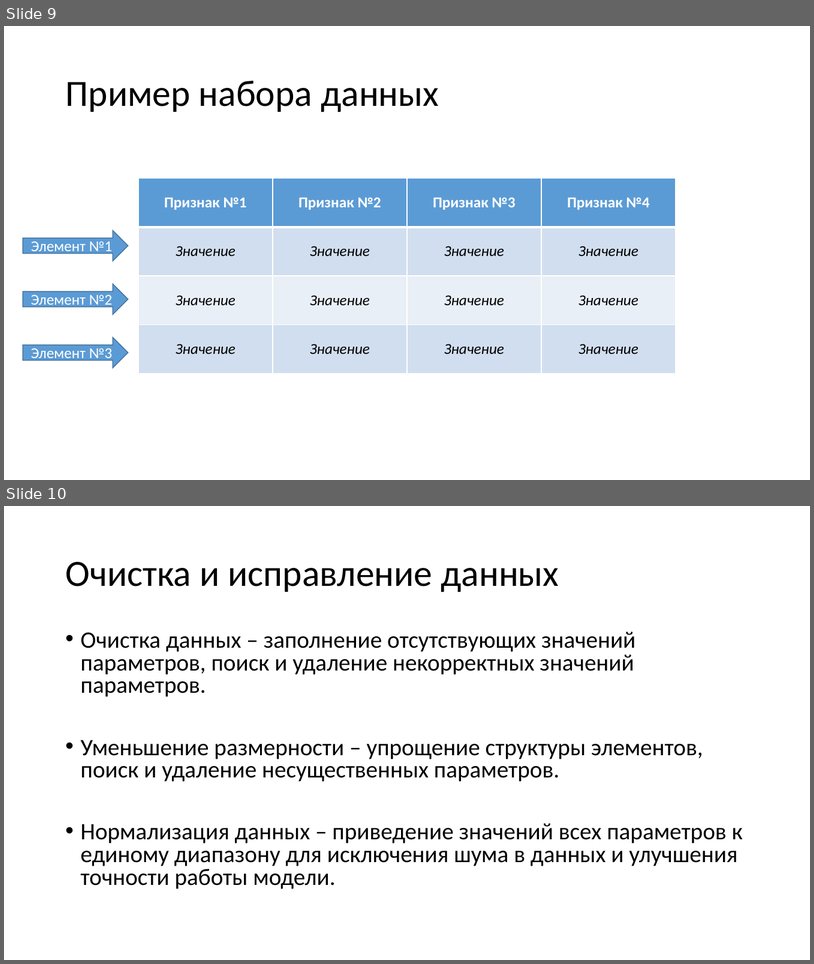
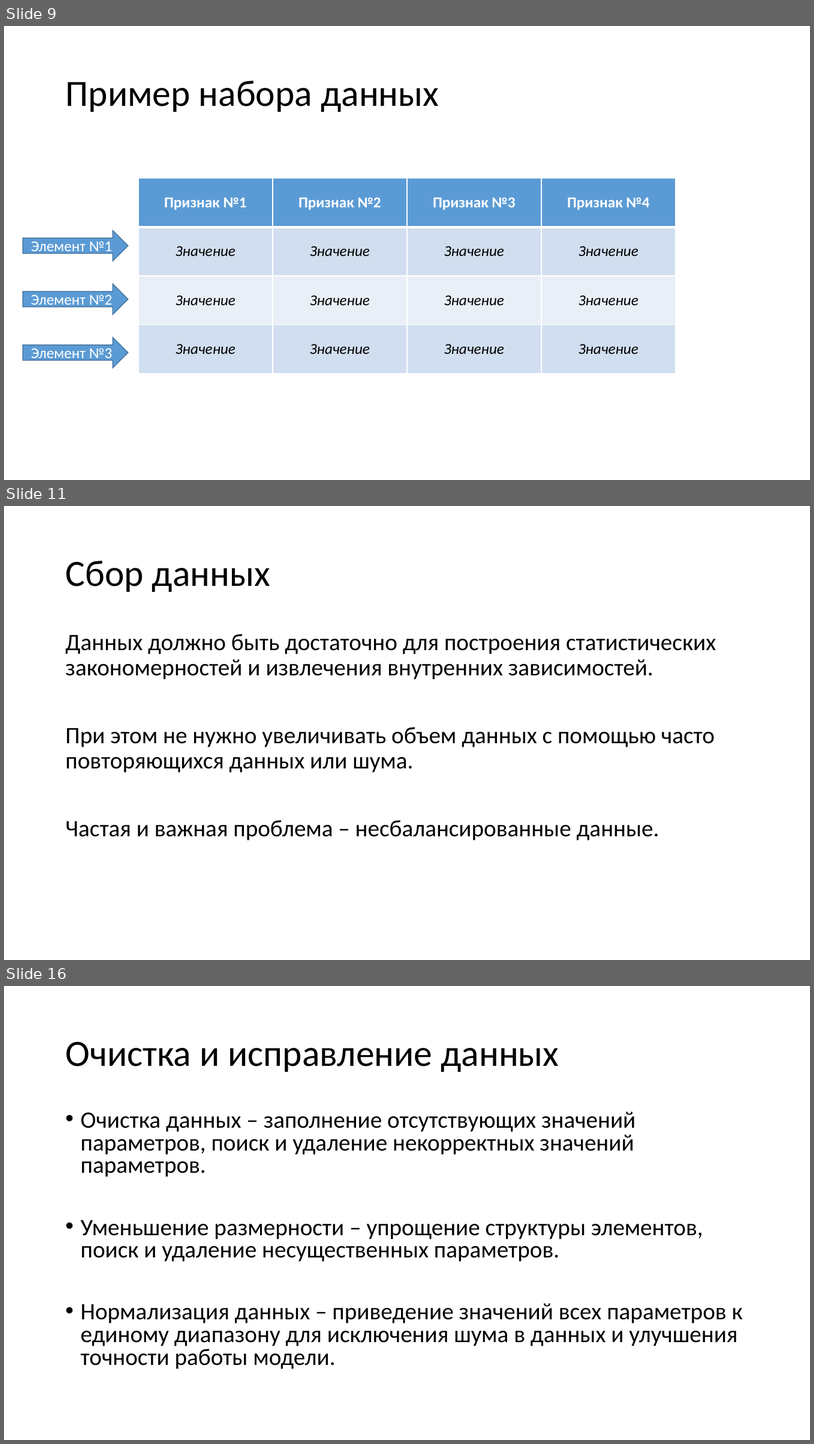
Before and after one commit to mosalov/AI_main_lectures, a slide deck: Лекция 3 07_10_2020.pptx. Shown one above the other, each under a label of ours: slides 9 and 10 before the commit, slides 9, 11 and 16 after it; the slides between them are not shown. The pictures are 814x964 and 814x1444 pixels, drawn with LibreOffice and Linux fonts; fonts in the diff are those of the drawing. Boxes give left, top, right and bottom in pixels: in the first picture for what was removed or moved away, otherwise in the second. Text is boxed around its words. In the diff, an @@ line names an element or a change of style, - is before the commit and + after.

```diff
--- a/Лекция 3 07_10_2020.pptx
+++ b/Лекция 3 07_10_2020.pptx
@@ slide 11 added at <box>4,506,810,960</box>, background #FFFFFF @@
@@ title added at <box>65,561,270,592</box>, 44 pt, text #000000 @@
+Сбор данных
@@ text added at <box>65,634,716,840</box>, 28 pt, text #000000 @@
+Данных должно быть достаточно для построения статистических закономерностей и извлечения внутренних зависимостей.
+При этом не нужно увеличивать объем данных с помощью часто повторяющихся данных или шума.
+Частая и важная проблема – несбалансированные данные.
@@ what was slide 10 is now slide 16 @@
```
Also in this commit, not shown: 13 slides changed, 15 other slides added, 9 slides removed, 3 other files.
